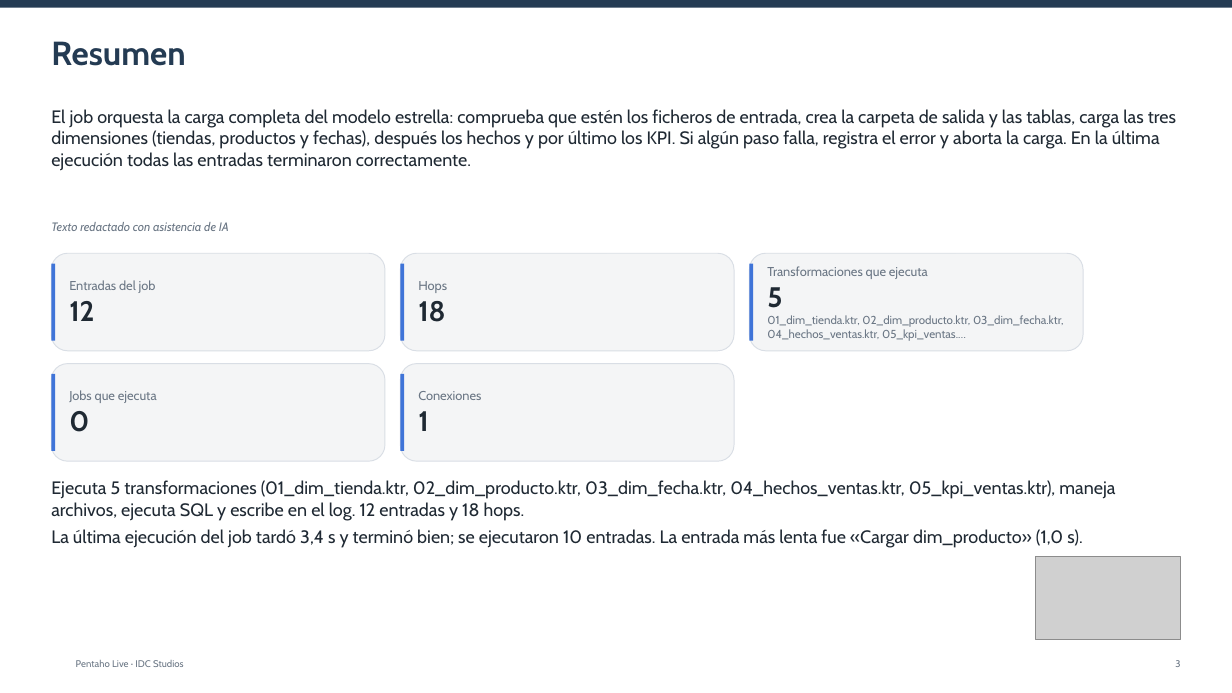
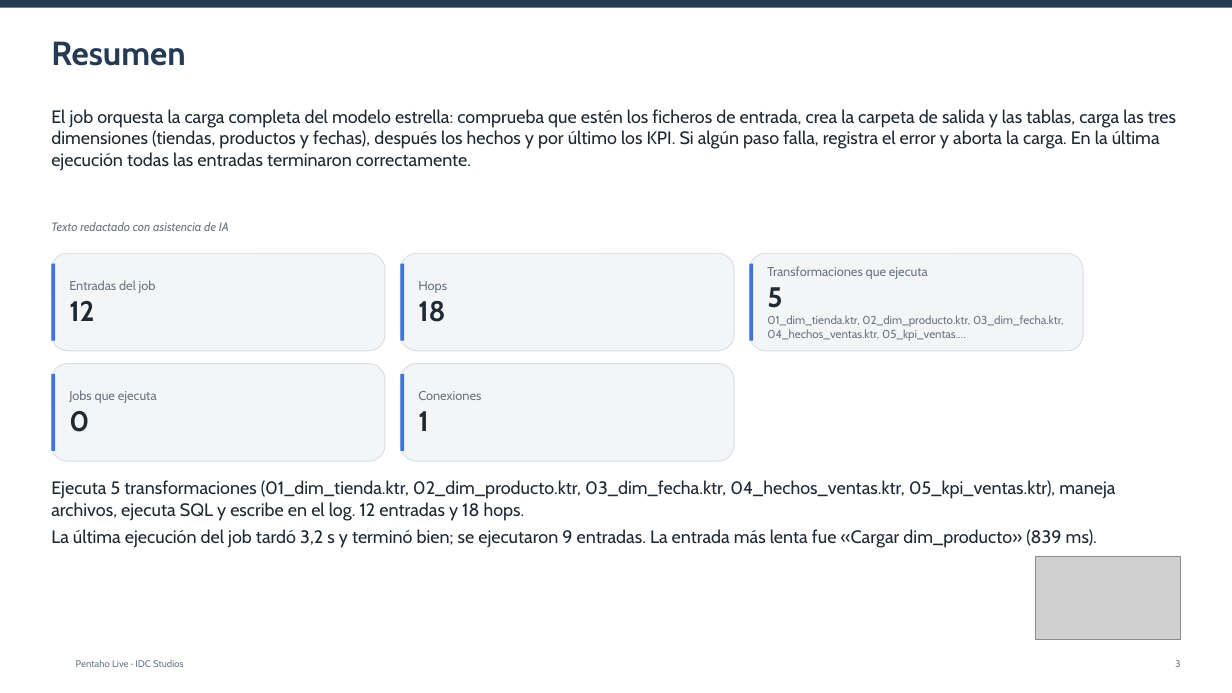
Before and after one commit to IvI2511/pentaho-mcp, a slide deck: slide 3 of ejemplo/informes/job_carga_dw.pptx. Drawn at 1232x693 pixels with LibreOffice and Linux fonts; fonts in the diff are those of the drawing; grey boxes stand for pictures; background and template pictures are left out. Boxes give left, top, right and bottom in pixels: in the first picture for what was removed or moved away, otherwise in the second. Text is boxed around its words. In the diff, an @@ line names an element or a change of style, - is before the commit and + after.

```diff
--- a/ejemplo/informes/job_carga_dw.pptx
+++ b/ejemplo/informes/job_carga_dw.pptx
@@ text at (51, 529, 1097, 548): text changed @@
-La última ejecución del job tardó 3,4 s y terminó bien; se ejecutaron 10 entradas. La entrada más lenta fue «Cargar dim_producto» (1,0 s).
+La última ejecución del job tardó 3,2 s y terminó bien; se ejecutaron 9 entradas. La entrada más lenta fue «Cargar dim_producto» (839 ms).
```
Also in this commit, not shown: 6 other slides changed, 30 other files.
